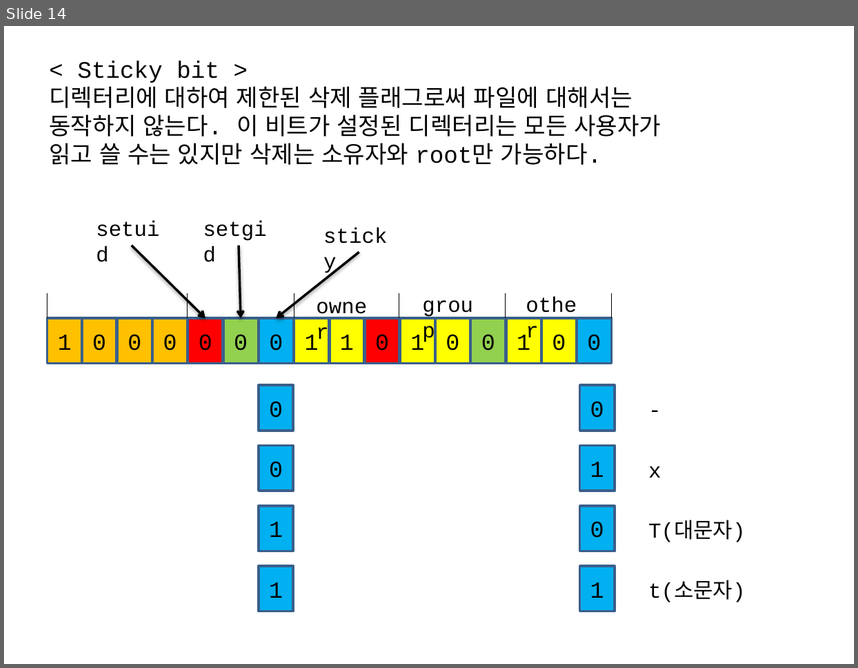
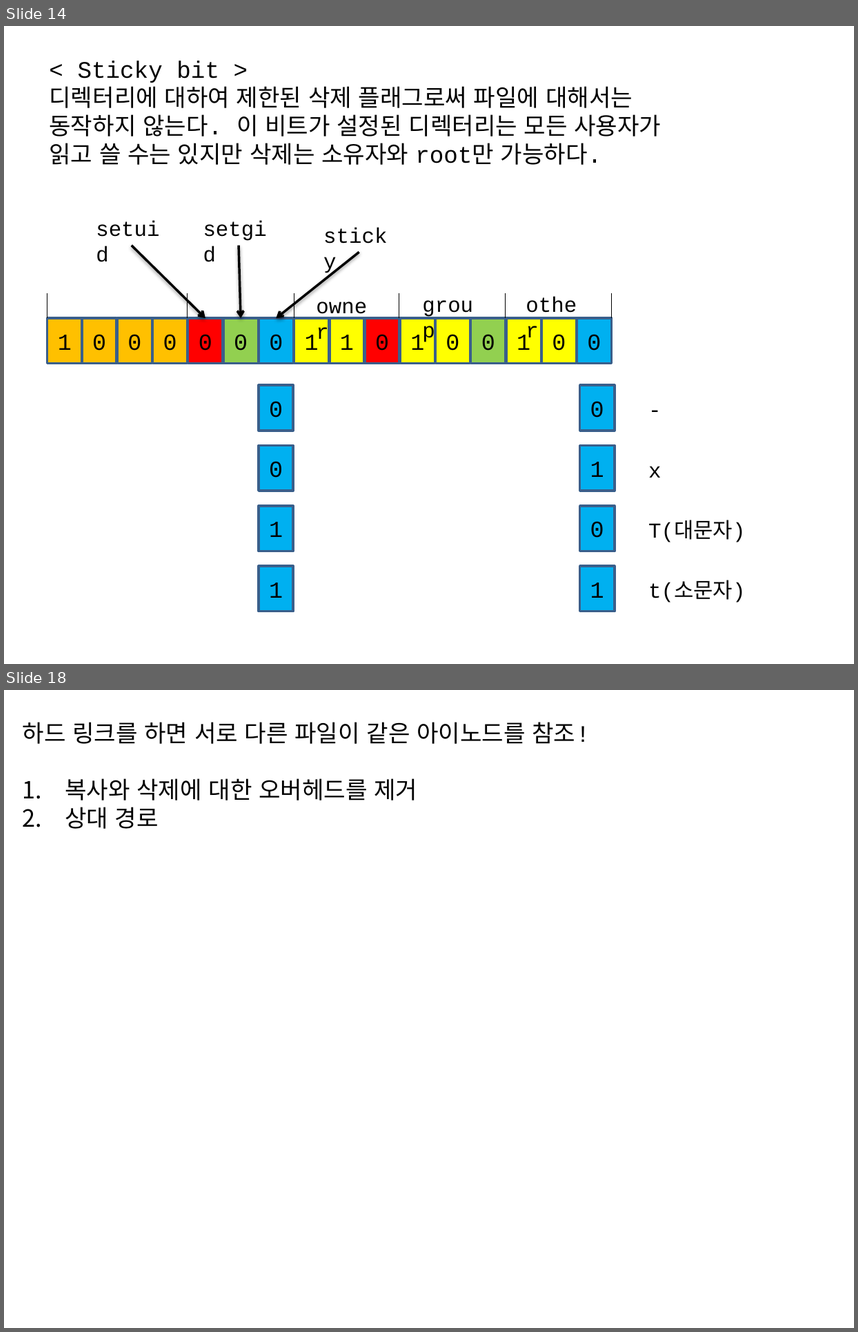
Before and after one commit to yeolmin/practice, a slide deck: 강의자료.pptx. Shown one above the other, each under a label of ours: slide 14 before the commit, slides 14 and 18 after it; the slides between them are not shown. The pictures are 858x668 and 858x1332 pixels, drawn with LibreOffice and Linux fonts; fonts in the diff are those of the drawing. Boxes give left, top, right and bottom in pixels: in the first picture for what was removed or moved away, otherwise in the second. Text is boxed around its words. In the diff, an @@ line names an element or a change of style, - is before the commit and + after.

```diff
--- a/강의자료.pptx
+++ b/강의자료.pptx
@@ slide 18 added at (x1=4, y1=690, x2=854, y2=1328), background #FFFFFF @@
@@ text added at (x1=23, y1=722, x2=590, y2=829), 20 pt, text #000000 @@
+하드 링크를 하면 서로 다른 파일이 같은 아이노드를 참조!
+1. 복사와 삭제에 대한 오버헤드를 제거
+2. 상대 경로
```
Also in this commit, not shown: 1 slide changed, 6 other slides added, 12 other files.
